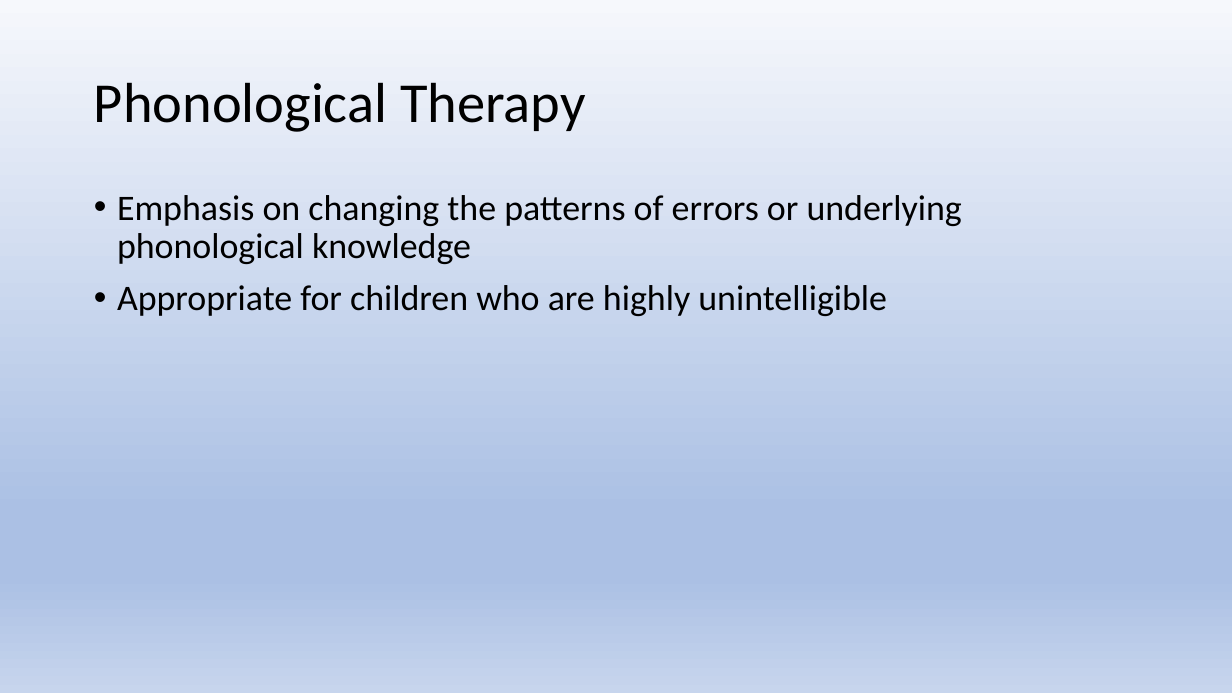
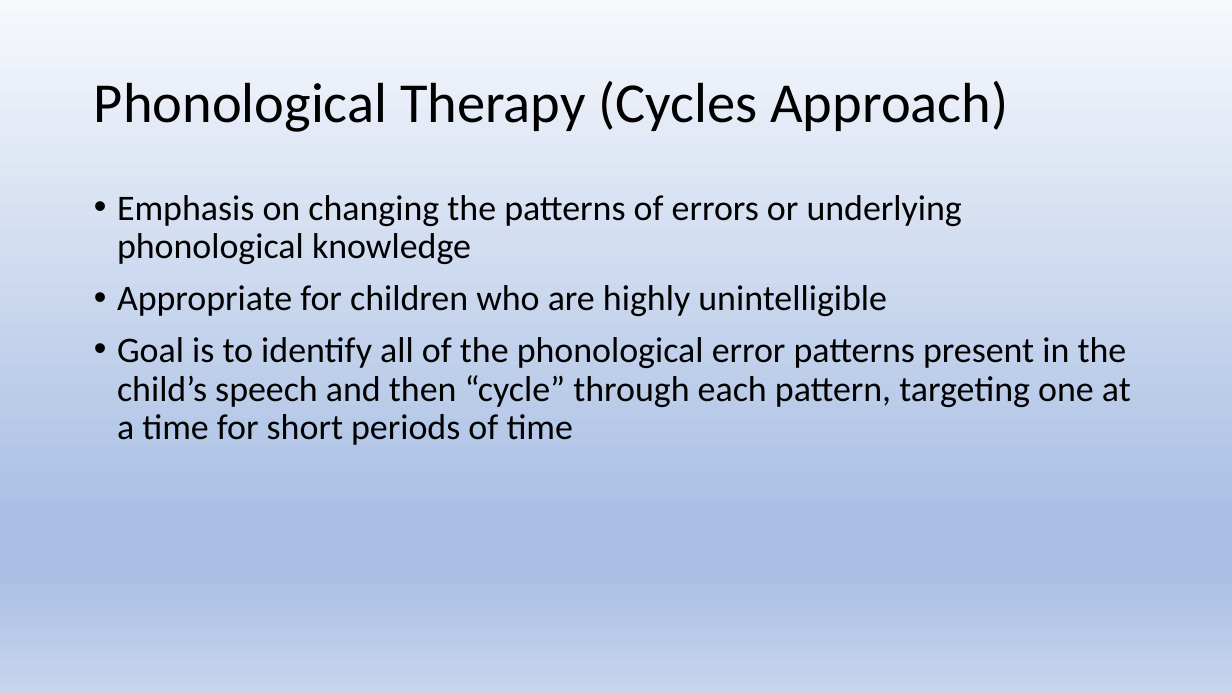
Before and after one commit to Jim-Wright90/cds431_sp22, a slide deck: slide 24 of slides/cds431_week2_1.pptx (slide 32 before the commit). Drawn at 1232x693 pixels with LibreOffice and Linux fonts; fonts in the diff are those of the drawing. Boxes give left, top, right and bottom in pixels: in the first picture for what was removed or moved away, otherwise in the second. Text is boxed around its words. In the diff, an @@ line names an element or a change of style, - is before the commit and + after.

```diff
--- a/slides/cds431_week2_1.pptx
+++ b/slides/cds431_week2_1.pptx
@@ title at <box>94,81,1008,132</box>: text changed @@
-Phonological Therapy
+Phonological Therapy (Cycles Approach)
@@ text at <box>117,337,1131,445</box>: paragraph added @@
+• Goal is to identify all of the phonological error patterns present in the child’s speech and then “cycle” through each pattern, targeting one at a time for short periods of time
```
Also in this commit, not shown: 12 other slides changed, 1 slide added, 8 slides removed, 1 other file.
